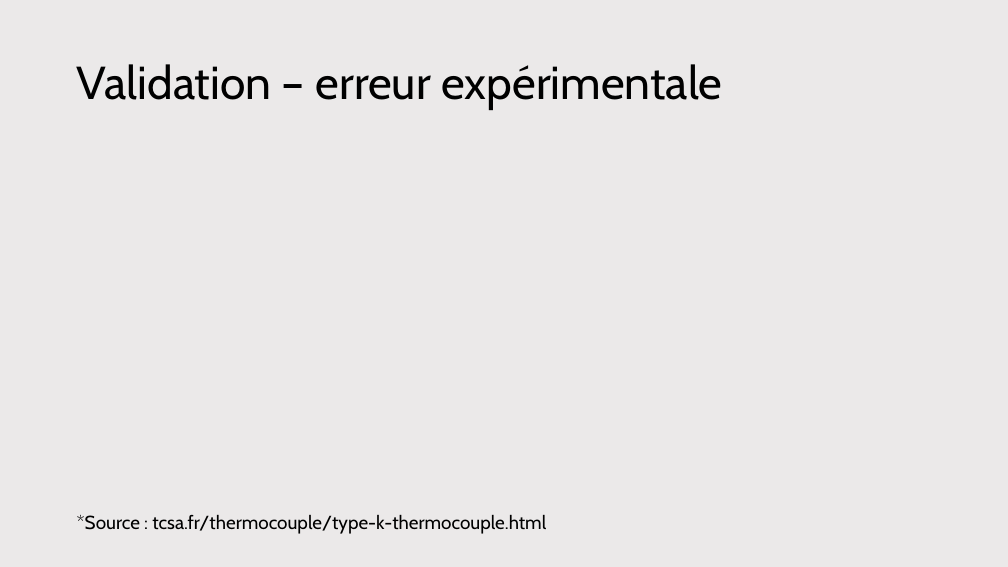
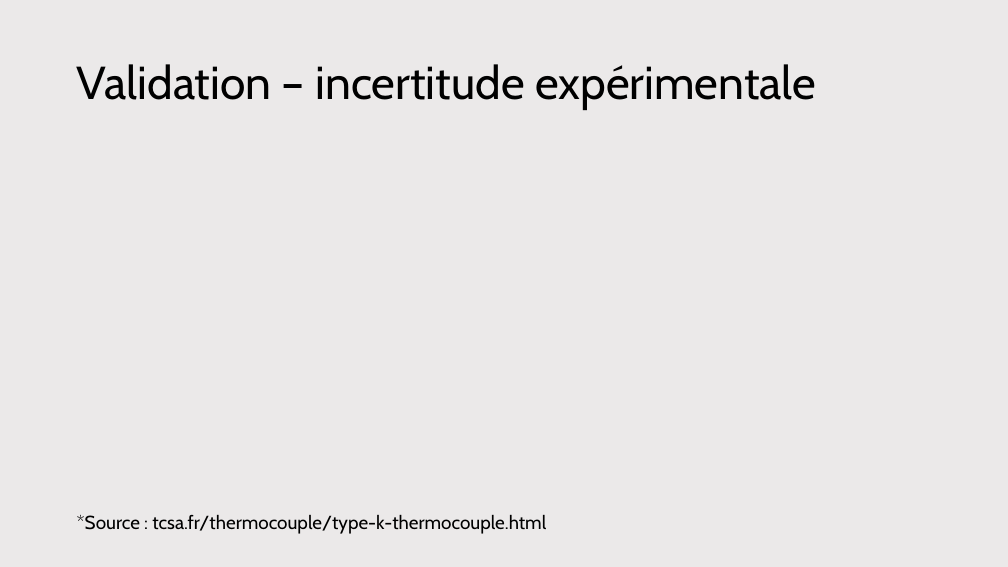
Before and after one commit to antoine-pt/MEC8211, a slide deck: slide 18 of projet_final/projet_final/MEC8211-Projet-final-Presentation.pptx. Drawn at 1008x567 pixels with LibreOffice and Linux fonts; fonts in the diff are those of the drawing; grey boxes stand for pictures. Boxes give left, top, right and bottom in pixels: in the first picture for what was removed or moved away, otherwise in the second. Text is boxed around its words. In the diff, an @@ line names an element or a change of style, - is before the commit and + after.

```diff
--- a/projet_final/projet_final/MEC8211-Projet-final-Presentation.pptx
+++ b/projet_final/projet_final/MEC8211-Projet-final-Presentation.pptx
@@ title at (77, 64, 816, 110): text changed @@
-Validation – erreur expérimentale
+Validation – incertitude expérimentale
```
Also in this commit, not shown: 3 other slides changed, 1 slide added.
